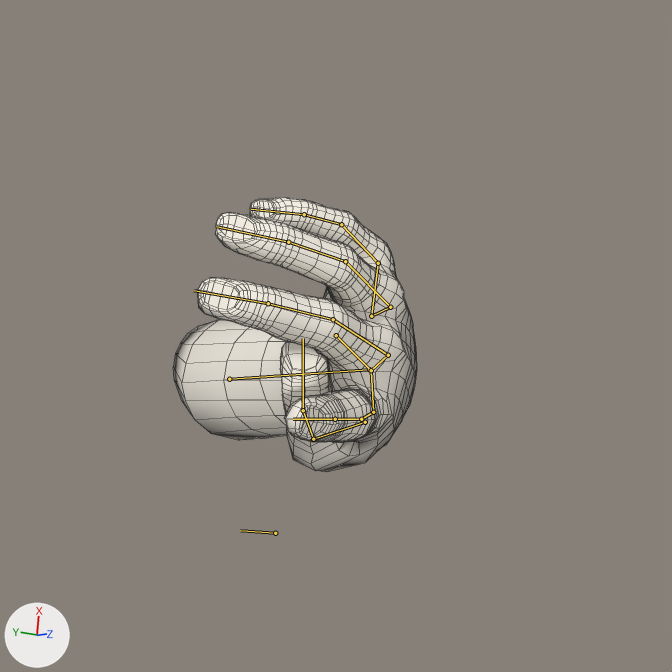
The Blender file hand.blend: old version first, new version second.
The view is the same before and after, from the file's camera 'Camera'. Lighting does not change. The marker at lower left points along +X, +Y and +Z. Both versions are drawn at the pose saved in each file; the numbers are the values there. The bones that bend it are drawn over the model as lines. Mesh edges are drawn as thin lines.

In view in the first picture: 'HandMesh'.
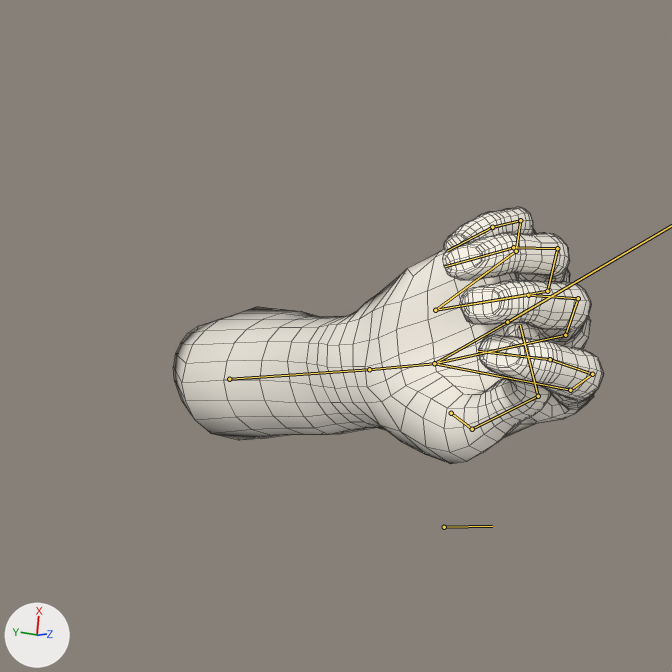
Where the change shows, as pixel boxes [x1, y1, x2, y2] in the pictures (672 x 672 px):
'HandMesh', posed (76% wider, 6% shorter)
    before: [173, 198, 417, 472]
    after: [173, 207, 604, 464]
bone 'wrist.R', root to tip
    before: (369, 369) to (371, 370)
    after: (369, 369) to (434, 363)
bone 'finger2-1.R', root to tip
    before: (373, 412) to (361, 419)
    after: (570, 390) to (592, 374)
bone 'finger3-1.R', root to tip
    before: (388, 355) to (333, 319)
    after: (565, 335) to (578, 298)
bone 'finger4-1.R', root to tip
    before: (390, 307) to (345, 261)
    after: (547, 291) to (557, 248)
bone 'finger5-1.R', root to tip
    before: (378, 263) to (341, 224)
    after: (516, 251) to (520, 220)

Patch to the scene script:
```diff
--- a/hand.blend.py
+++ b/hand.blend.py
@@ bone_wrist_r @@
 bone_wrist_r = bpy.data.objects['Hand'].pose.bones['wrist.R']  # child of 'lowerarm02.R'
-bone_wrist_r.rotation_quaternion = (1.0, -0.065, 0.0, 0.22)  # degrees (-7, 2, 25)
+bone_wrist_r.rotation_quaternion = (1.0, -0.116, 0.0, -0.265)  # degrees (-12, -3, -29)
@@ bone_finger2_1_r @@
 bone_finger2_1_r = bpy.data.objects['Hand'].pose.bones['finger2-1.R']  # child of 'metacarpal1.R'
-bone_finger2_1_r.rotation_quaternion = (1.0, 0.0, 0.0, 0.0)  # degrees (0, 0, 0)
+bone_finger2_1_r.rotation_quaternion = (1.0, 0.356, 0.0, 0.0)  # degrees (39, 0, 0)
@@ bone_finger3_1_r @@
 bone_finger3_1_r = bpy.data.objects['Hand'].pose.bones['finger3-1.R']  # child of 'metacarpal2.R'
-bone_finger3_1_r.rotation_quaternion = (1.0, 0.163, 0.0, 0.0)  # degrees (18, 0, 0)
+bone_finger3_1_r.rotation_quaternion = (1.0, 0.356, 0.0, 0.0)  # degrees (39, 0, 0)
@@ bone_finger4_1_r @@
 bone_finger4_1_r = bpy.data.objects['Hand'].pose.bones['finger4-1.R']  # child of 'metacarpal3.R'
-bone_finger4_1_r.rotation_quaternion = (1.0, 0.163, 0.0, 0.0)  # degrees (18, 0, 0)
+bone_finger4_1_r.rotation_quaternion = (1.0, 0.356, 0.0, 0.0)  # degrees (39, 0, 0)
@@ bone_finger5_1_r @@
 bone_finger5_1_r = bpy.data.objects['Hand'].pose.bones['finger5-1.R']  # child of 'metacarpal4.R'
-bone_finger5_1_r.rotation_quaternion = (1.0, 0.163, 0.0, 0.0)  # degrees (18, 0, 0)
+bone_finger5_1_r.rotation_quaternion = (1.0, 0.356, 0.0, 0.0)  # degrees (39, 0, 0)
```
